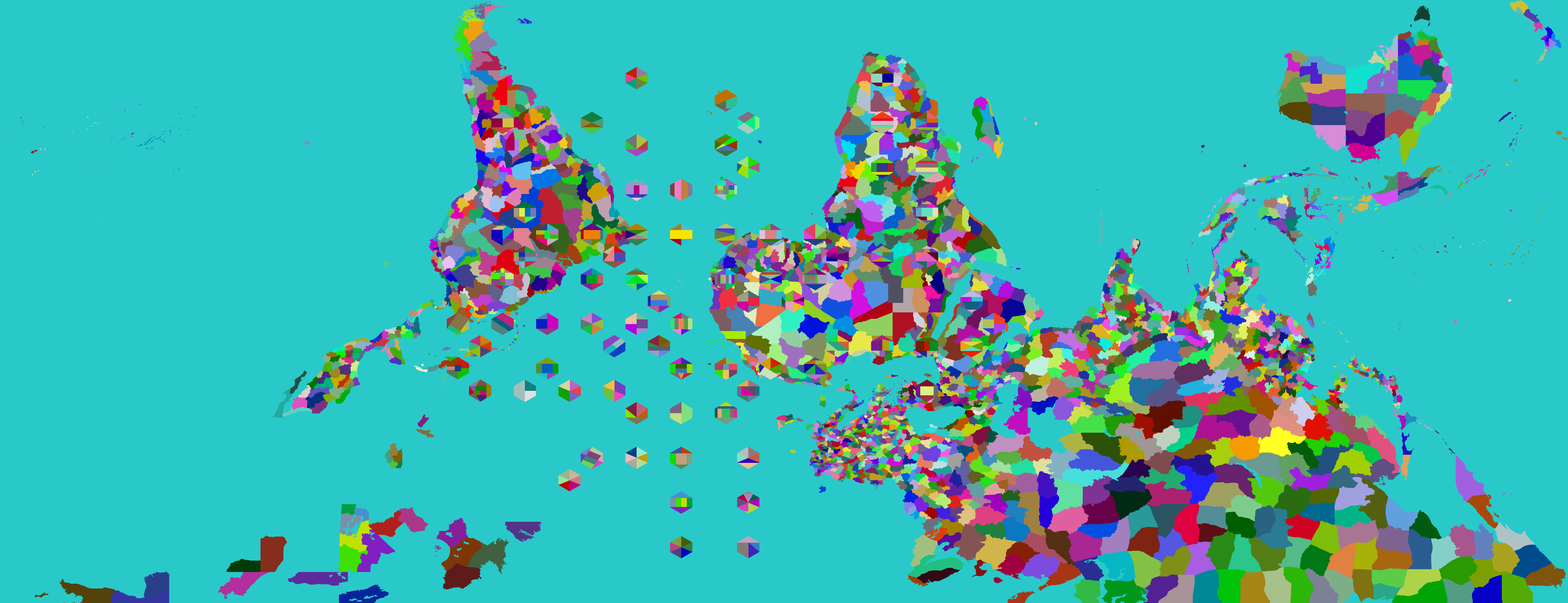
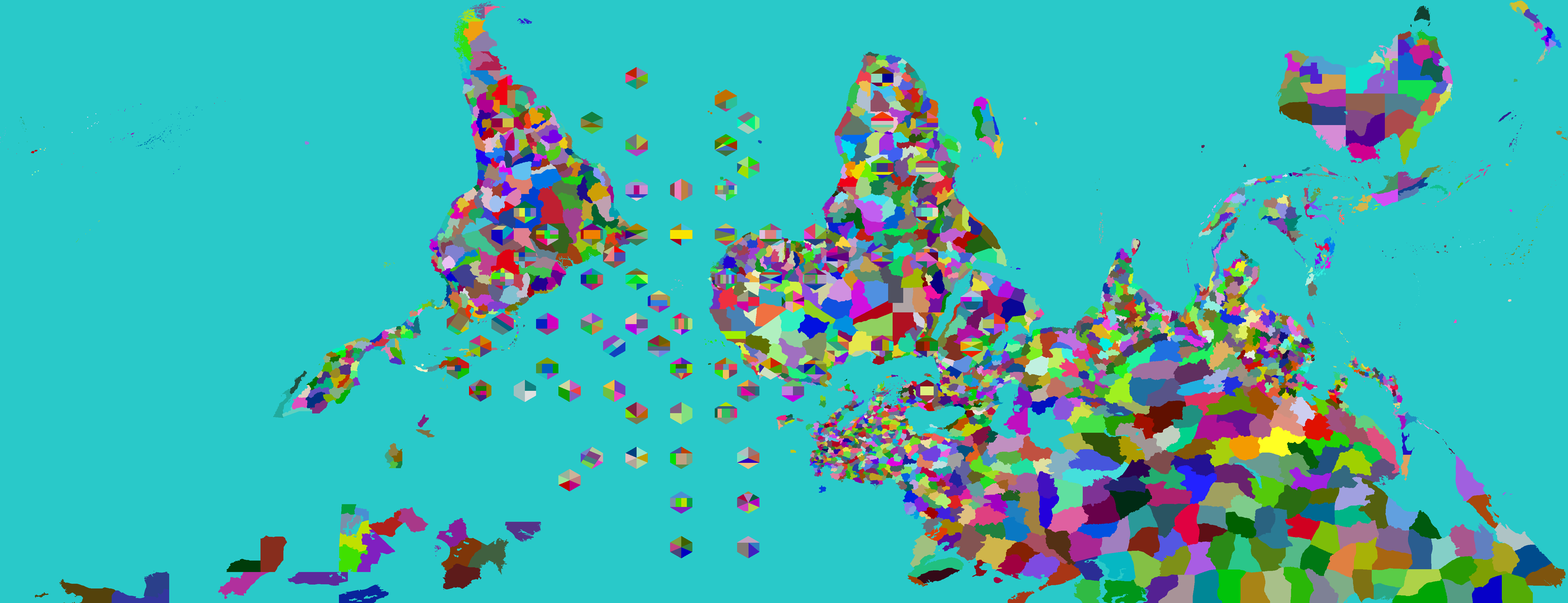
Layered file, before and after one edit (1568px x 603px). Changes by layer:
painted on "Provinces" over <box>781,379,834,480</box>
